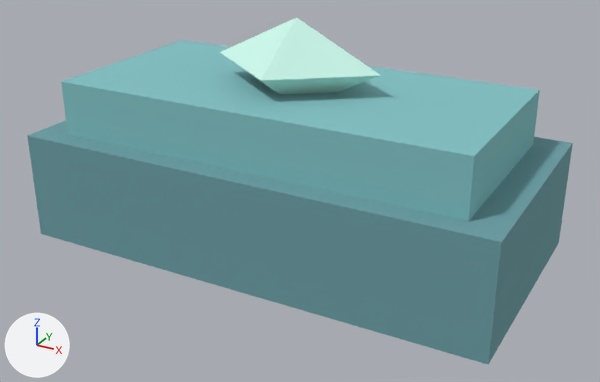
What one commit did to the OBJ model art/AetherIngot.obj.
Camera for both pictures: a 50 mm lens placed at (1.72, -3.09, 1.29), pointed at (0.06, -0.08, -0.21). Lighting does not change. The marker at lower left points along +X, +Y and +Z. The first picture is the older version. Where no turn or scale is listed for an object, it has been applied to the vertices.

The first picture shows 'AetherIngot'.
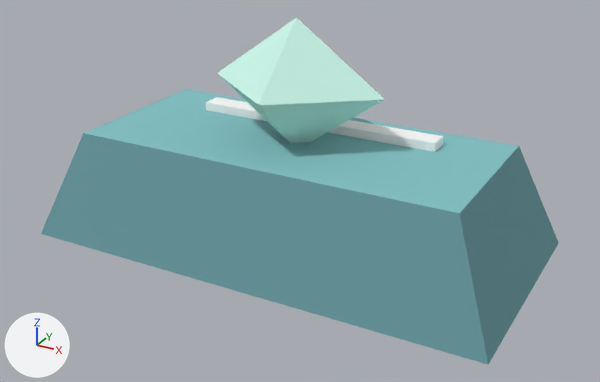
What the commit changed:
Material 'Shade13' (mat_shade13) is new.
Its base color is (0.957, 0.973, 0.973) (white #fafcfc).
Its roughness is 1.0.
me_aetheringot has 22 vertices, 32 faces and spans x -1.1..1.1, y -0.55..0.55, z -0.5..0.55.
me_aetheringot is used by ob_aetheringot; location (0.0, 0.0, 0.0).
me_aetheringot part 1: the loose piece of 6 vertices spanning x -0.4..0.4, y -0.3..0.3, z 0.15..0.55 is scaled about its middle by (1.05, 1.07, 1.5), then moved by (0.0, 0.0, -0.1).
Part 2, on me_aetheringot:
Vertex 2 of me_aetheringot moves from (1.1, 0.55, 0.0) at pixel (572, 143) to (0.9, 0.4, 0.0) at pixel (519, 145).
Vertex 3 of me_aetheringot moves from (-1.1, 0.55, 0.0) to (-0.9, 0.4, 0.0) at pixel (186, 89).
Vertex 6 of me_aetheringot moves from (1.1, -0.55, 0.0) at pixel (501, 242) to (0.9, -0.4, 0.0) at pixel (459, 213).
Vertex 7 of me_aetheringot moves from (-1.1, -0.55, 0.0) at pixel (27, 135) to (-0.9, -0.4, 0.0) at pixel (83, 133).
me_aetheringot part 3: 2 faces spanning x -0.9..0.9, y -0.4..0.4, z 0.0 switch from mat_shade3 (cyan #6c9fa5) to mat_shade4 (cyan #82c2c5).
me_aetheringot part 4: 12 faces spanning x -0.6..0.6, y 0.15..0.25, z 0.0..0.04 switch from mat_shade4 (cyan #82c2c5) to mat_shade13 (white #fafcfc).

Boxes (x1, y1, x2, y2) around the edits, measured in the pictures (600 x 382 px; the box of a moved part takes in the faces that stretch with it):
'AetherIngot', reshaped
    before: (27, 17, 573, 364)
    after: (41, 17, 559, 364)
part 1 of me_aetheringot, moved or reshaped
    before: (220, 17, 381, 94)
    after: (217, 17, 385, 143)
part 2 of me_aetheringot, moved or reshaped
    before: (27, 136, 573, 364)
    after: (41, 133, 559, 364)
part 3 of me_aetheringot, recoloured
    before: (28, 120, 572, 242)
    after: (85, 89, 518, 213)
part 4 of me_aetheringot, recoloured
    before: (61, 40, 540, 221)
    after: (205, 97, 443, 152)
